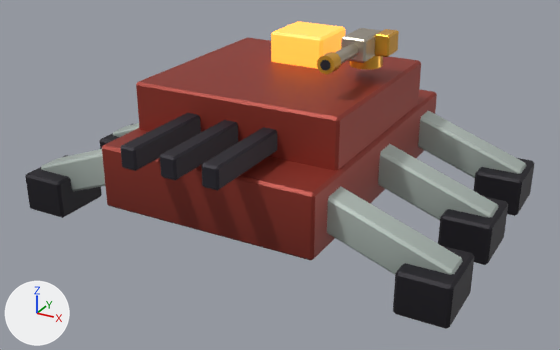
The glTF model github-io/public/models/ironsovereign2.glb as it was, and as the next commit left it.
Rendered twice from a 50 mm camera at (9.22, -17.03, 9.3) aimed at (0.38, -0.95, 1.27). The lights are fixed; the arrows at lower left show +X, +Y and +Z. The first picture is the older version. Where no turn or scale is listed for an object, it has been applied to the vertices.

The scene before the commit, as lines of its bpy script (objects in view):
```python
ob_auxiliary_muzzle_bore = bpy.data.objects.new('Auxiliary muzzle bore', me_cylinder_003)
ob_auxiliary_muzzle_bore.location = (1.99, -1.79, 4.6)
ob_cannon = bpy.data.objects.new('Cannon', me_cube_100)
ob_cannon.location = (-1.04, -3.52, 2.94)
ob_carapace = bpy.data.objects.new('Carapace', me_cube_087)
ob_carapace.location = (0.0, 0.0, 2.98)
ob_chassis = bpy.data.objects.new('Chassis', me_cube_085)
ob_chassis.location = (0.0, 0.0, 1.71)
ob_foot = bpy.data.objects.new('Foot', me_cube_089)
ob_foot.location = (-5.22, -2.94, 0.53)
ob_foot_001 = bpy.data.objects.new('Foot.001', me_cube_091)
ob_foot_001.location = (5.22, -2.94, 0.53)
ob_foot_003 = bpy.data.objects.new('Foot.003', me_cube_095)
ob_foot_003.location = (5.22, 0.0, 0.53)
ob_foot_005 = bpy.data.objects.new('Foot.005', me_cube_099)
ob_foot_005.location = (5.22, 2.94, 0.53)
ob_strut = bpy.data.objects.new('Strut', me_cube_088)
ob_strut.location = (-3.9, -2.94, 1.33)
# also in view: 'Auxiliary receiver' at (1.99, -0.47, 4.6); 'Auxiliary swivel' at (2.14, -0.39, 4.46); 'Strut.005' at (3.9, 2.94, 1.33); 'Strut.001' at (3.9, -2.94, 1.33); 'Core' at (0.0, 1.33, 4.03)
```
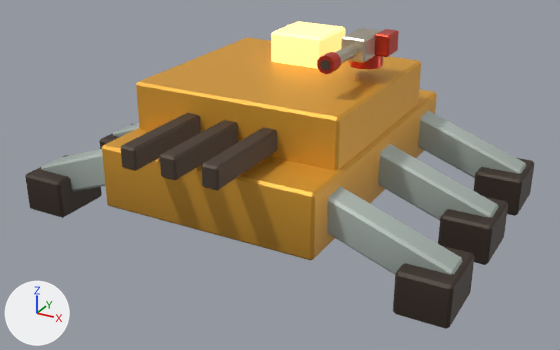
Location of each change, [x1, y1, x2, y2] in pixels of the pictures (560 x 350 px):
'Carapace', surface changed (brown to orange): [136, 37, 421, 170] in both
'Chassis', surface changed (red to brown): [102, 89, 437, 260] in both
'Cannon', surface changed: [120, 113, 277, 191] in both
'Foot.001', surface changed: [393, 246, 474, 329] in both
'Foot.003', surface changed: [438, 197, 508, 265] in both
'Core', recoloured, surface changed (yellow to beige): [271, 21, 346, 69] in both
'Foot', surface changed: [25, 167, 101, 218] in both
'Foot.005', surface changed: [473, 159, 535, 216] in both
'Auxiliary swivel', recoloured (brown to red): [317, 29, 399, 74] in both
'Auxiliary receiver', surface changed: [335, 30, 381, 64] in both
'Foot.002', surface changed: [99, 133, 119, 149] in both
'Auxiliary muzzle bore', surface changed: [320, 60, 330, 70] in both

The change, as a list of edits to the scene's bpy script:
```text
Change mat_armor:
    where n2 = _N.new('ShaderNodeMix'); n2.name = 'Mix'
    n2.inputs[7].default_value: (0.328, 0.0423, 0.0273, 1.0) -> (0.791, 0.392, 0.0395, 1.0)  # 'B', red #9b3a2e -> 'B', orange #e6a838
Change mat_undercarriage:
    where n2 = _N.new('ShaderNodeMix'); n2.name = 'Mix'
    n2.inputs[7].default_value: (0.0262, 0.0232, 0.0331, 1.0) -> (0.0887, 0.0612, 0.0452, 1.0)  # 'B', dark grey #2d2a33 -> 'B', brown #54463c
Change mat_bosscore:
    where n0 = _N.new('ShaderNodeBsdfPrincipled'); n0.name = 'Principled BSDF'
    n0.inputs[27].default_value: (1.0, 0.323, 0.0296, 1.0) -> (1.0, 0.552, 0.102, 1.0)  # 'Emission Color', orange #ff9a30 -> 'Emission Color', orange #ffc45a
    where n2 = _N.new('ShaderNodeMix'); n2.name = 'Mix'
    n2.inputs[7].default_value: (1.0, 0.565, 0.102, 1.0) -> (1.0, 0.88, 0.552, 1.0)  # 'B', orange #ffc65a -> 'B', beige #fff1c4
Change mat_steel:
    where n2 = _N.new('ShaderNodeMix'); n2.name = 'Mix'
    n2.inputs[7].default_value: (0.584, 0.521, 0.423, 1.0) -> (0.687, 0.61, 0.479, 1.0)  # 'B', light grey #c9bfae -> 'B', pale yellow #d8cdb8
Add mat_crimson:
    mat_crimson = bpy.data.materials.new('Crimson')
    # nodes: BsdfPrincipled, Mix, OutputMaterial, VertexColor
    # colours: red #d8402c, mixed with the vertex colours
Change me_cylinder:
    where me_cylinder.from_pydata(...)  # 64 vertices, 116 faces; spans x -0.4..0.68, y -2.35..0.42, z -0.16..0.72
    remove me_cylinder.materials.append(mat_gold)
    add me_cylinder.materials.append(mat_crimson)
```
